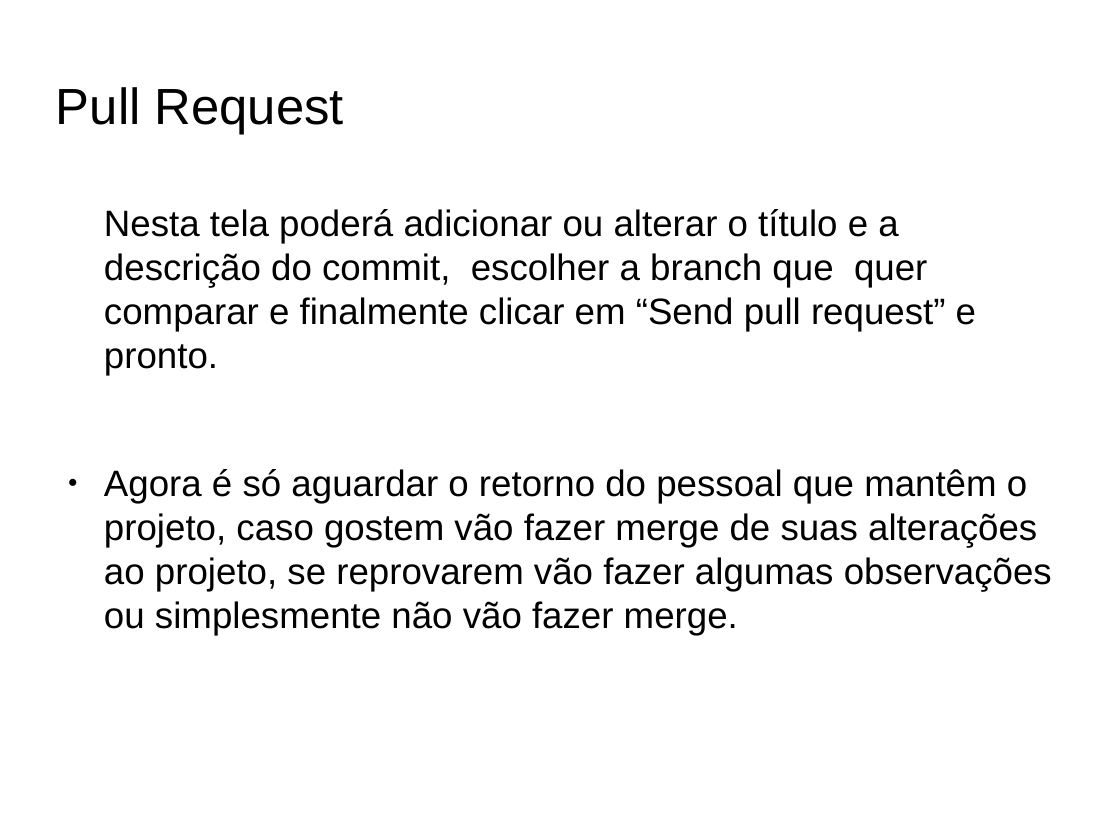
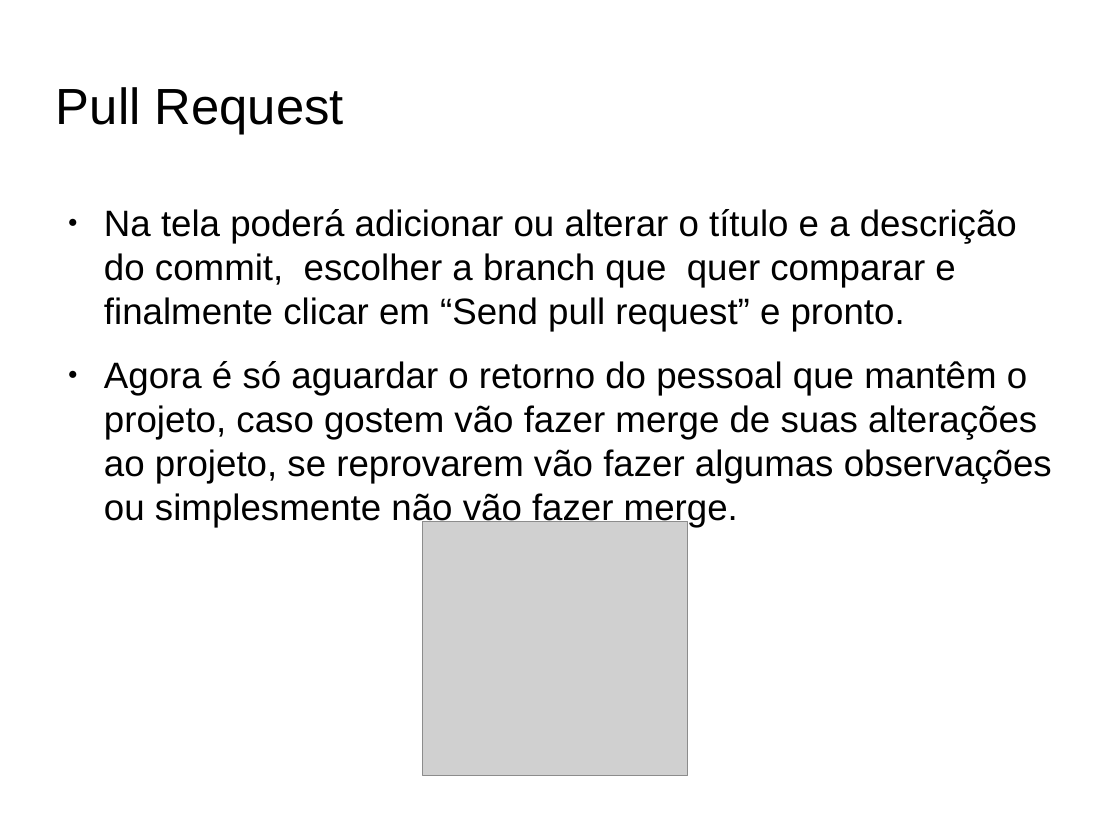
Before and after one commit to fabioads/apresentacao-git, a slide deck: slide 23 of Aprensentacao-GitHub.odp. Drawn at 1120x840 pixels with LibreOffice and Linux fonts; fonts in the diff are those of the drawing; grey boxes stand for pictures; background and template pictures are left out. Boxes give left, top, right and bottom in pixels: in the first picture for what was removed or moved away, otherwise in the second. Text is boxed around its words. In the diff, an @@ line names an element or a change of style, - is before the commit and + after.

```diff
--- a/Aprensentacao-GitHub.odp
+++ b/Aprensentacao-GitHub.odp
@@ text at (104, 209, 1017, 331): text changed @@
-Nesta tela poderá adicionar ou alterar o título e a descrição do commit, escolher a branch que quer comparar e finalmente clicar em “Send pull request” e pronto.
+● Na tela poderá adicionar ou alterar o título e a descrição do commit, escolher a branch que quer comparar e finalmente clicar em “Send pull request” e pronto.
@@ picture added at (423, 521, 688, 775) @@
```
Also in this commit, not shown: 16 other slides changed, 1 slide added.
